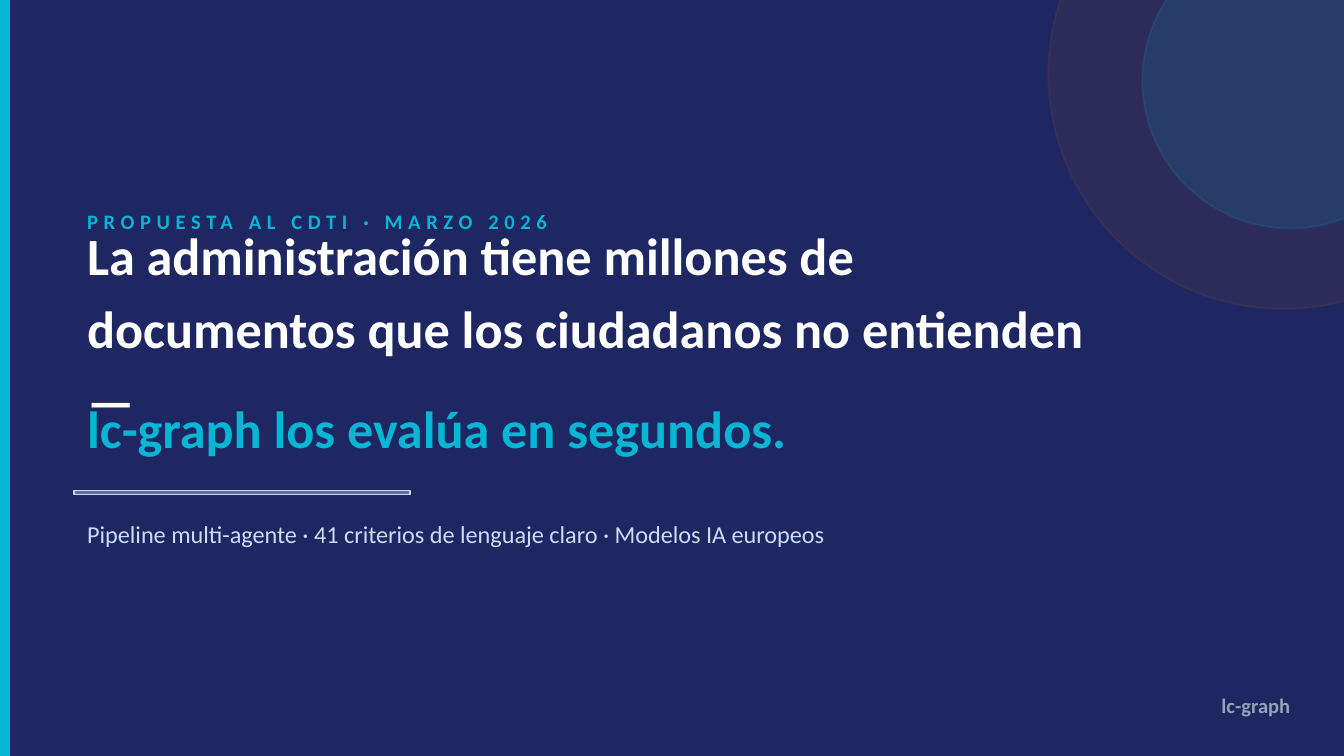
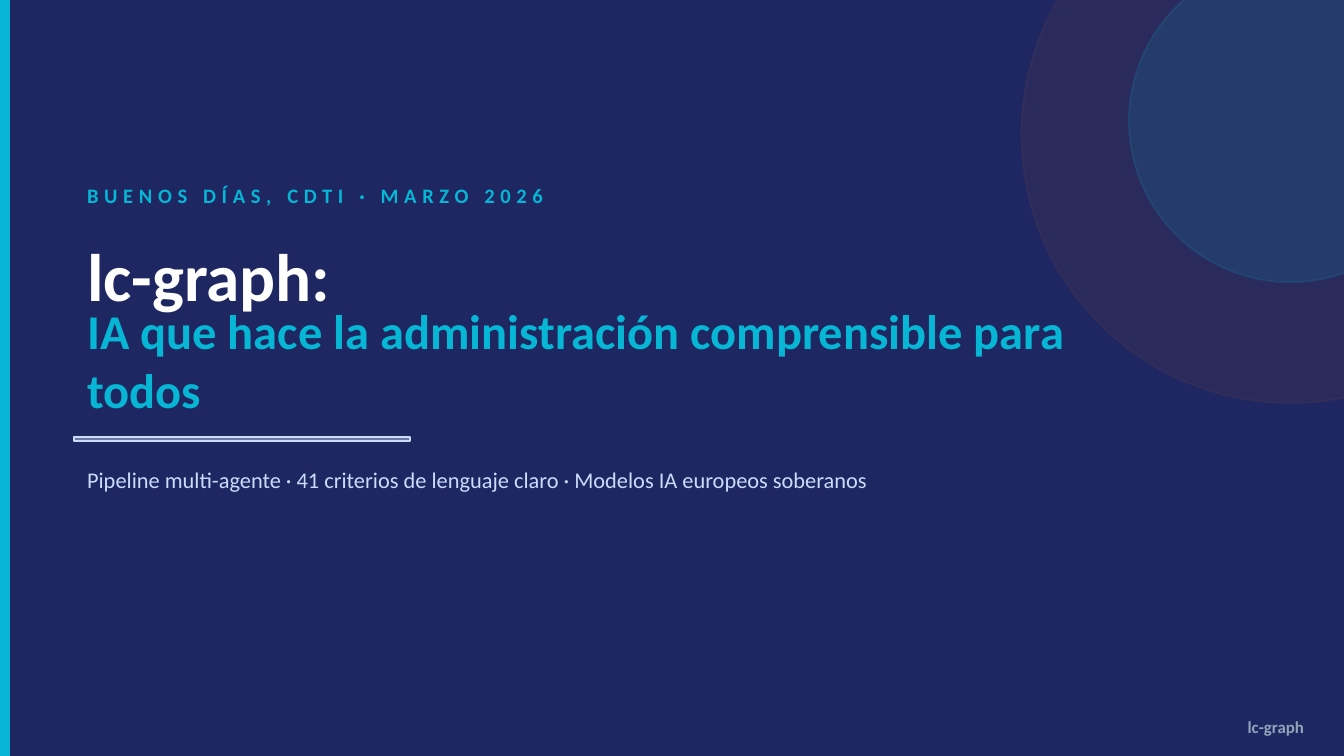
Before and after one commit to menpente/lc-graph, a slide deck: slide 1 of docs/cdti-pitch.pptx. Drawn at 1344x756 pixels with LibreOffice and Linux fonts; fonts in the diff are those of the drawing. Boxes give left, top, right and bottom in pixels: in the first picture for what was removed or moved away, otherwise in the second. Text is boxed around its words. In the diff, an @@ line names an element or a change of style, - is before the commit and + after.

```diff
--- a/docs/cdti-pitch.pptx
+++ b/docs/cdti-pitch.pptx
@@ ellipse: place and size @@
-ellipse at (1048,0,1344,309)
+ellipse at (1021,0,1344,403)
@@ ellipse at (1021,0,1344,403): fill #F97316 at 7% opacity to #F97316 at 6% opacity @@
@@ ellipse: place and size @@
-ellipse at (1142,0,1344,228)
+ellipse at (1129,0,1344,282)
@@ text at (87,186,542,206): text changed @@
-PROPUESTA AL CDTI · MARZO 2026
+BUENOS DÍAS, CDTI · MARZO 2026
@@ text at (87,254,330,318): text changed; size 28 to 36 pt @@
-La administración tiene millones de documentos que los ciudadanos no entienden —
+lc-graph:
@@ text at (87,309,1064,409): text changed; size 28 to 26 pt @@
-lc-graph los evalúa en segundos.
+IA que hace la administración comprensible para todos
@@ rectangle: place and size @@
-rectangle at (74,491,410,495)
+rectangle at (74,437,410,441)
@@ rectangle at (74,437,410,441): fill #CADCFC at 40% opacity to #CADCFC at 45% opacity @@
@@ text at (87,472,867,492): text changed; size 13 to 12 pt @@
-Pipeline multi-agente · 41 criterios de lenguaje claro · Modelos IA europeos
+Pipeline multi-agente · 41 criterios de lenguaje claro · Modelos IA europeos soberanos
@@ text "lc-graph": place and size @@
-text "lc-graph" at (1221,698,1290,717)
+text "lc-graph" at (1248,721,1304,736)
@@ text "lc-graph" at (1248,721,1304,736): size 11 to 9 pt @@
```
Also in this commit, not shown: 10 slides added, 2 slides removed.
